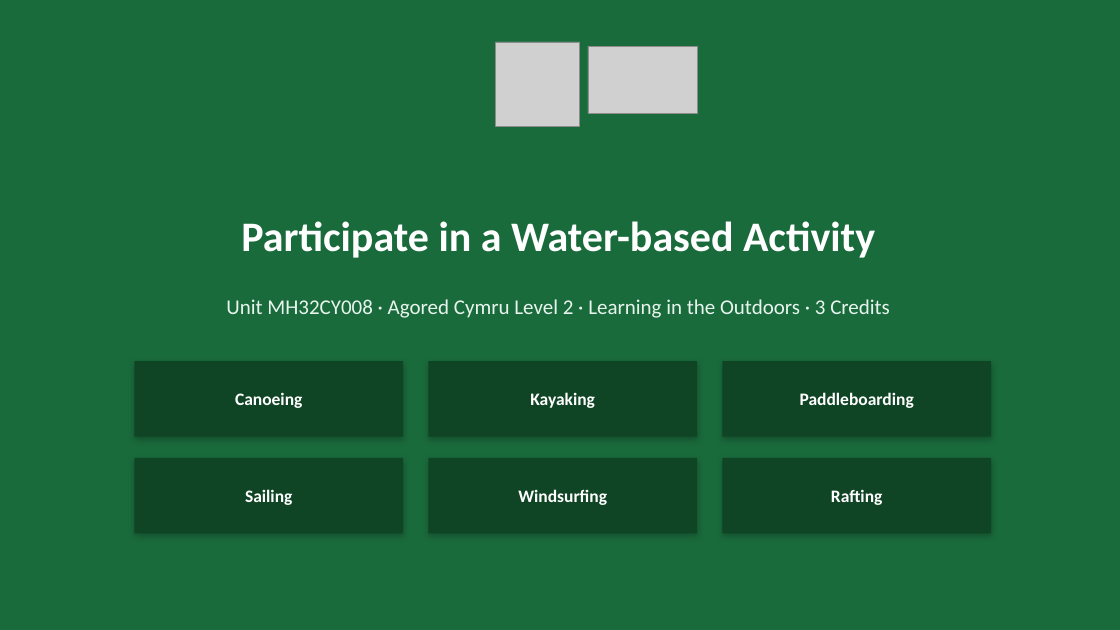
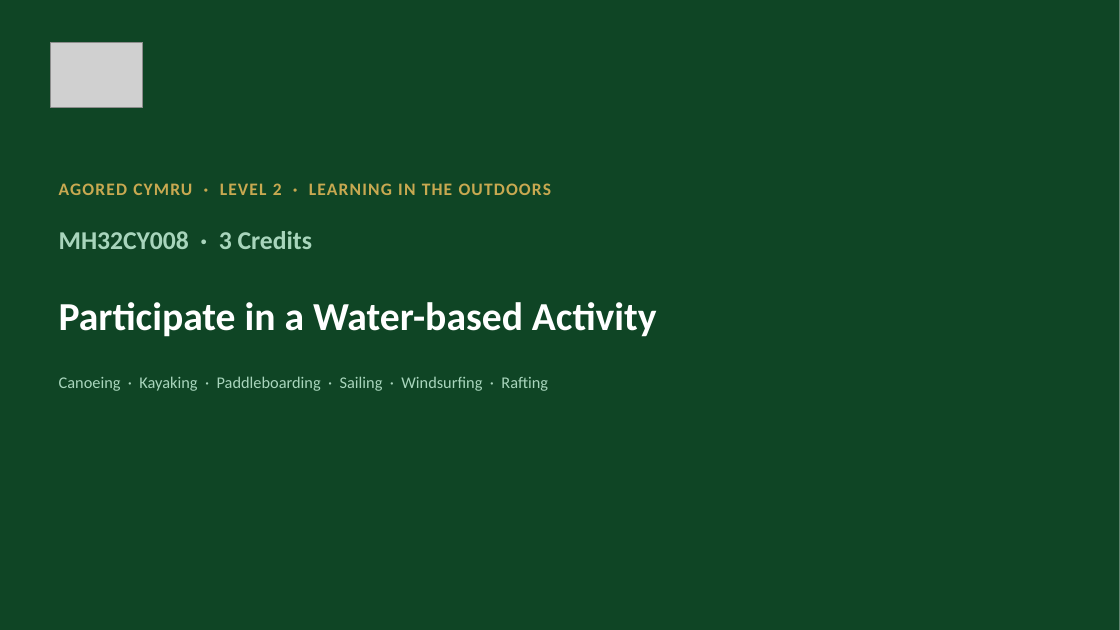
Before and after one commit to JJ2026Outdoor/ACOutdoorEd, a slide deck: slide 1 of MH32CY008WaterActivitySlides.pptx. Drawn at 1120x630 pixels with LibreOffice and Linux fonts; fonts in the diff are those of the drawing; grey boxes stand for pictures. Boxes give left, top, right and bottom in pixels: in the first picture for what was removed or moved away, otherwise in the second. Text is boxed around its words. In the diff, an @@ line names an element or a change of style, - is before the commit and + after.

```diff
--- a/MH32CY008WaterActivitySlides.pptx
+++ b/MH32CY008WaterActivitySlides.pptx
@@ rectangle at (0, 0, 1120, 630): fill #1A6B3C to #0F4525 @@
@@ picture: place and size @@
-picture at (496, 42, 580, 126)
+picture at (50, 42, 143, 108)
@@ picture removed at (588, 46, 697, 113) @@
@@ text at (59, 183, 552, 195): text changed; size 18 to 15 pt; text colour #E8F5EE to #C8A951; bold on @@
-Unit MH32CY008 · Agored Cymru Level 2 · Learning in the Outdoors · 3 Credits
+AGORED CYMRU · LEVEL 2 · LEARNING IN THE OUTDOORS
@@ text added at (59, 231, 312, 249), 22 pt, text #A8D5BC, bold @@
+MH32CY008 · 3 Credits
@@ text "Participate in a Water-based Activity": place and size @@
-text "Participate in a Water-based Activity" at (241, 221, 875, 258)
+text "Participate in a Water-based Activity" at (59, 302, 657, 337)
@@ text "Participate in a Water-based Activity" at (59, 302, 657, 337): size 36 to 34 pt; alignment centre to left @@
@@ text added at (59, 376, 548, 391), 14 pt, text #A8D5BC @@
+Canoeing · Kayaking · Paddleboarding · Sailing · Windsurfing · Rafting
@@ rectangle removed at (134, 361, 403, 437) @@
@@ rectangle removed at (429, 361, 697, 437) @@
@@ rectangle removed at (723, 361, 991, 437) @@
@@ text removed at (235, 392, 302, 408) @@
-Canoeing
@@ text removed at (530, 392, 595, 408) @@
-Kayaking
@@ text removed at (800, 392, 914, 408) @@
-Paddleboarding
@@ rectangle removed at (134, 458, 403, 534) @@
@@ rectangle removed at (429, 458, 697, 534) @@
@@ rectangle removed at (723, 458, 991, 534) @@
@@ text removed at (245, 489, 292, 505) @@
-Sailing
@@ text removed at (518, 489, 607, 505) @@
-Windsurfing
@@ text removed at (831, 489, 882, 505) @@
-Rafting
```
Also in this commit, not shown: 9 other slides changed, 1 slide added, 3 slides removed, 1 other file.
